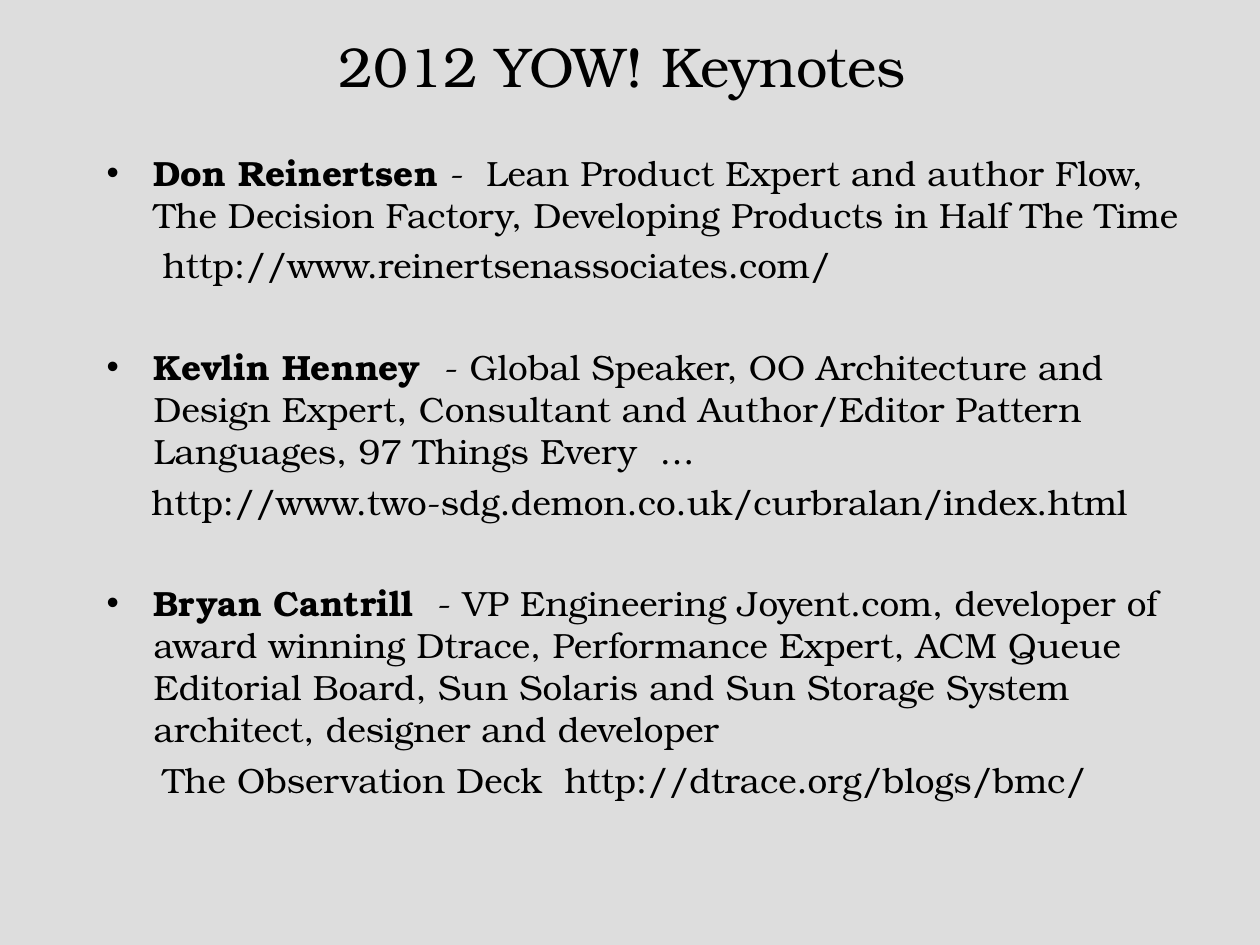
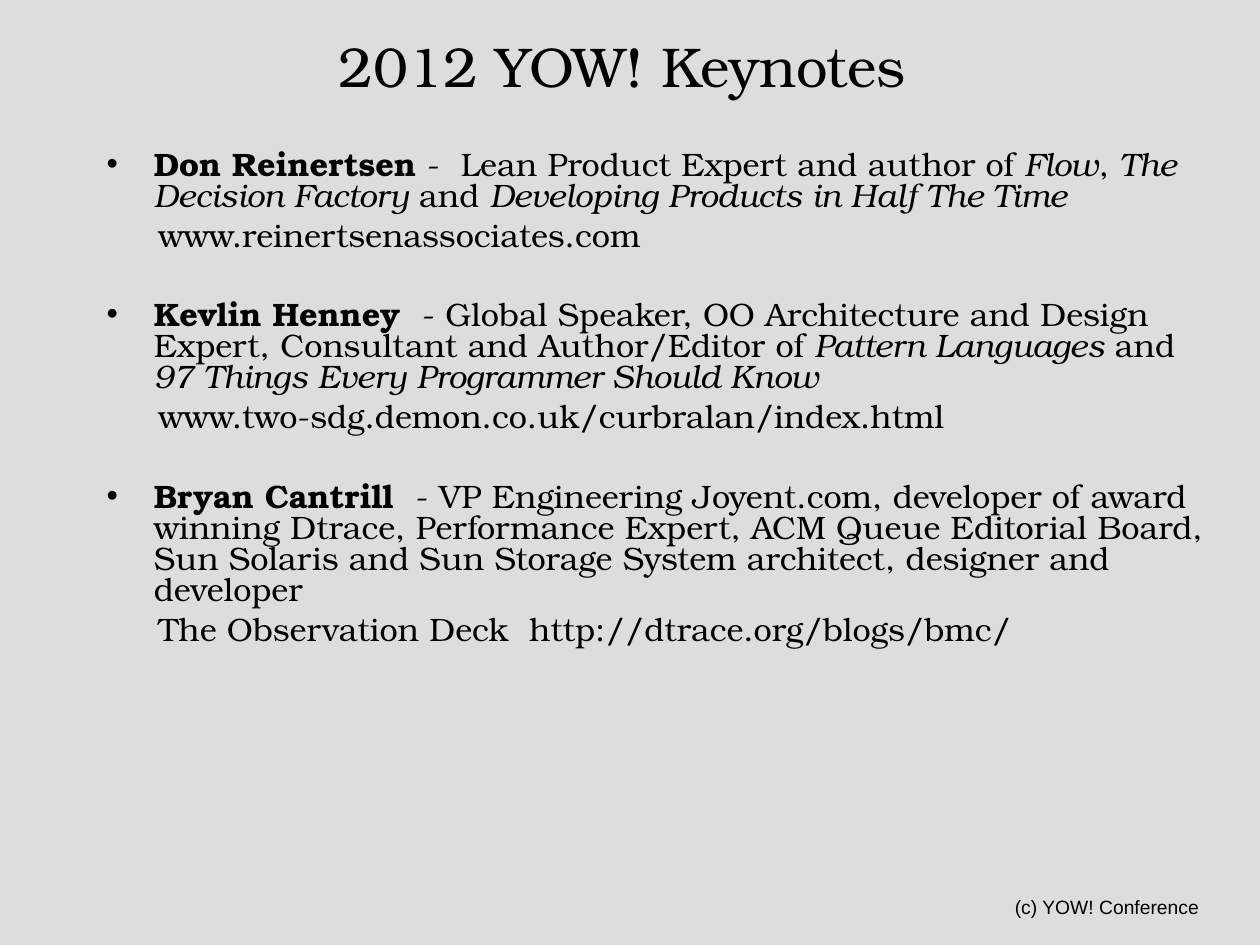
Before and after one commit to tonymorris/purefp-live, a slide deck: slide 3 of notes/YOW! 2012 Speakers.ppt. Drawn at 1260x945 pixels with LibreOffice and Linux fonts; fonts in the diff are those of the drawing. Boxes give left, top, right and bottom in pixels: in the first picture for what was removed or moved away, otherwise in the second. Text is boxed around its words. In the diff, an @@ line names an element or a change of style, - is before the commit and + after.

```diff
--- a/notes/YOW! 2012 Speakers.ppt
+++ b/notes/YOW! 2012 Speakers.ppt
@@ text at (154,151,1177,436): text changed; size 20 to 18.5 pt @@
-• Don Reinertsen - Lean Product Expert and author Flow, The Decision Factory, Developing Products in Half The Time
-http://www.reinertsenassociates.com/
-• Kevlin Henney - Global Speaker, OO Architecture and Design Expert, Consultant and Author/Editor Pattern Languages, 97 Things Every …
-http://www.two-sdg.demon.co.uk/curbralan/index.html
+• Don Reinertsen - Lean Product Expert and author of Flow, The Decision Factory and Developing Products in Half The Time
+www.reinertsenassociates.com
+• Kevlin Henney - Global Speaker, OO Architecture and Design Expert, Consultant and Author/Editor of Pattern Languages and 97 Things Every Programmer Should Know
+www.two-sdg.demon.co.uk/curbralan/index.html
@@ text at (154,483,1203,649): size 20 to 18.5 pt in "Bryan Cantrill - VP Engineering Joyent.com, developer ...", "The Observation Deck http://dtrace.org/blogs/bmc/"; indent changed; line spacing 1 to 0.8 @@
@@ text added at (1015,900,1199,918), 11 pt, text #000000 @@
+(c) YOW! Conference
```
Also in this commit, not shown: 3 other slides changed.
